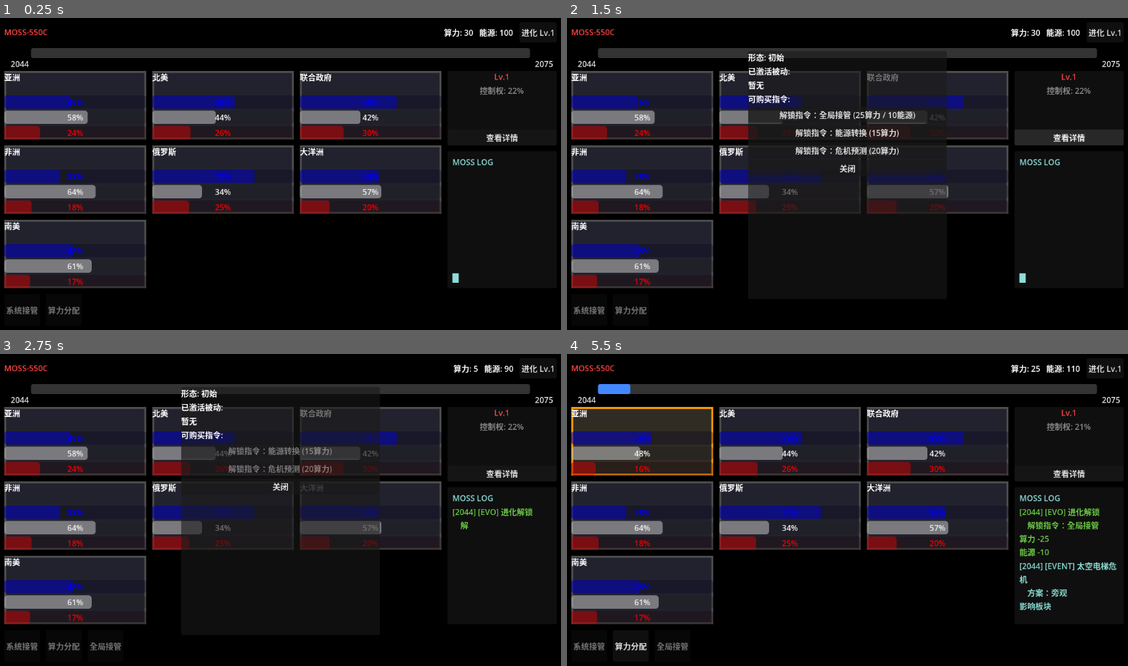
Above: before the commit, frames 1-4 (two rows, left to right).
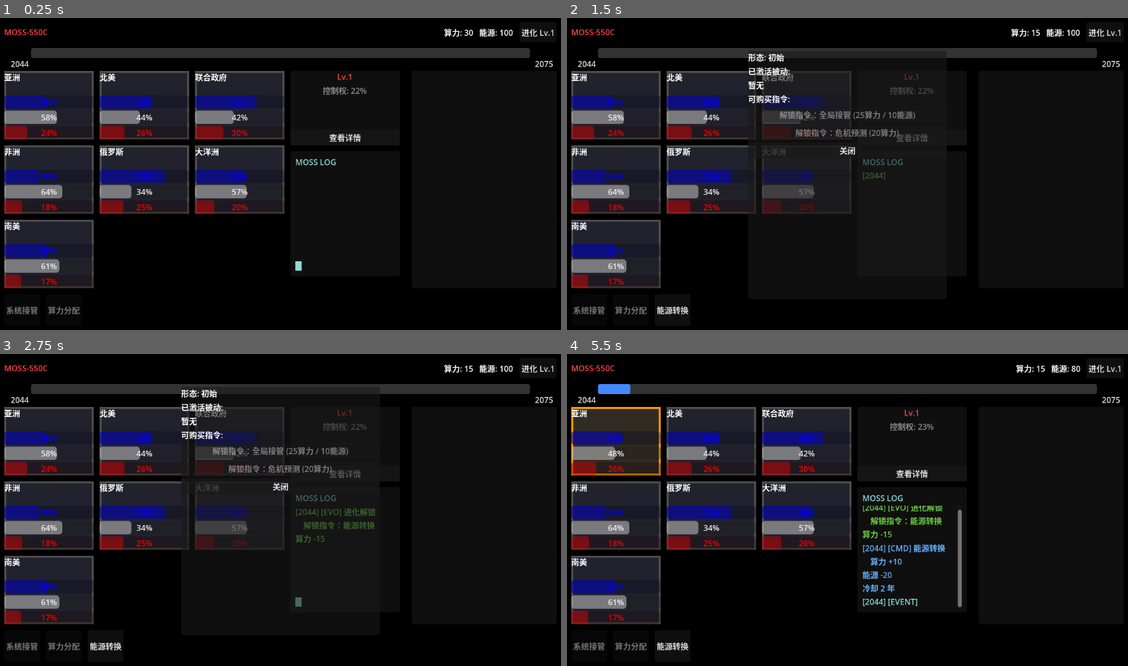
Above: after the commit, the same moments.

Repository: ltzu929/moss
Game: Godot game, scene res://scenes/main_os.tscn
Same seed, same stepped clock (60 frames per second), same inputs: the game is played once before the commit and once after it. This scene is started directly instead of the project's main scene. The engine's default icon, where the game draws it, is replaced by a stand-in: a white triangle on a blue panel in a dark square.
Inputs (mouse positions are in pixels of both pictures, inside the frame that each line leads up to):
- Up to frame 1 (0.25 s): no input
- Up to frame 2 (1.5 s): click "进化 Lv.1" at 0.5 s; click "查看详情" at 1.25 s
- Up to frame 3 (2.75 s): click (280, 450) at 2 s, where only the run before the commit has a clickable "解锁指令：全局接管 (25算力 / 10能源)"
- Up to frame 4 (5.5 s): click "关闭" at 2.75 s; click (673, 647) at 3.5 s, where only the run after the commit has a clickable "能源转换"; click "旁观" at 4.25 s; click (589, 647) at 5 s, where only the run after the commit has a clickable "系统接管"

The runs differ from the first frame. In frame 1, 22% of the frame differs, in the area x 3-94%, y 16-87%; in frame 2, 19%; in frame 3, 19%; in frame 4, 24%, in the area x 3-98%, y 3-95%.

Commit message:
feat: add top-level HUD container panels (LeftPanel, CenterPanel, SolarSystemPanel, GlobalOverviewPanel)

Diff:
--- a/scenes/main_os.tscn
+++ b/scenes/main_os.tscn
@@ -1,22 +1,37 @@
-[gd_scene format=3 uid="uid://dlmkcdge21u4x"]
-
-[ext_resource type="Script" uid="uid://ctakhimn50hdc" path="res://scripts/systems/main_os.gd" id="1_8e66l"]
-[ext_resource type="Script" uid="uid://dhndawkfhm8iq" path="res://scripts/resources/game_event.gd" id="2_0h44u"]
-[ext_resource type="PackedScene" uid="uid://xn0mj5mp0u12" path="res://scenes/sector_info.tscn" id="2_qcklt"]
-[ext_resource type="Resource" uid="uid://bgrmda00hq7ef" path="res://data/events/event_2044.tres" id="3_b37nj"]
-[ext_resource type="Resource" uid="uid://de5nghry0twj7" path="res://data/sector_asia.tres" id="3_sjuws"]
-[ext_resource type="Resource" uid="uid://c5g8pdsgsa214" path="res://data/sector_na.tres" id="4_lwoul"]
-[ext_resource type="Resource" uid="uid://dthd18iep6jve" path="res://data/sector_ueg.tres" id="5_8e66l"]
-[ext_resource type="Resource" uid="uid://cfrica001" path="res://data/sector_africa.tres" id="6_africa"]
-[ext_resource type="Resource" uid="uid://crussia001" path="res://data/sector_russia.tres" id="7_russia"]
-[ext_resource type="Resource" uid="uid://coceania001" path="res://data/sector_oceania.tres" id="8_oceania"]
-[ext_resource type="PackedScene" uid="uid://dellv4e6qlqpr" path="res://scenes/allocate_popup.tscn" id="9_a8ufc"]
-[ext_resource type="PackedScene" uid="uid://jls1m2vbj8iu" path="res://scenes/event_popup.tscn" id="9_b37nj"]
-[ext_resource type="Resource" uid="uid://csoutham001" path="res://data/sector_south_america.tres" id="9_southam"]
-[ext_resource type="PackedScene" uid="uid://d3hjloh5j0xx8" path="res://scenes/evolution_popup.tscn" id="10_evopopup"]
+[gd_scene format=3]
+
+[ext_resource type="Script" path="res://scripts/systems/main_os.gd" id="1_8e66l"]
+[ext_resource type="Script" path="res://scripts/resources/game_event.gd" id="2_0h44u"]
+[ext_resource type="PackedScene" path="res://scenes/sector_info.tscn" id="2_qcklt"]
+[ext_resource type="Resource" path="res://data/events/event_2044.tres" id="3_b37nj"]
+[ext_resource type="Resource" path="res://data/sector_asia.tres" id="3_sjuws"]
+[ext_resource type="Resource" path="res://data/sector_na.tres" id="4_lwoul"]
+[ext_resource type="Resource" path="res://data/sector_ueg.tres" id="5_8e66l"]
+[ext_resource type="Script" path="res://scripts/ui/year_progress.gd" id="5_tb2m2"]
+[ext_resource type="Resource" path="res://data/sector_africa.tres" id="6_africa"]
+[ext_resource type="Resource" path="res://data/sector_russia.tres" id="7_russia"]
+[ext_resource type="Script" path="res://scripts/resources/sector_info.gd" id="7_t5cjp"]
+[ext_resource type="Resource" path="res://data/sector_oceania.tres" id="8_oceania"]
+[ext_resource type="PackedScene" path="res://scenes/allocate_popup.tscn" id="9_a8ufc"]
+[ext_resource type="PackedScene" path="res://scenes/event_popup.tscn" id="9_b37nj"]
+[ext_resource type="Resource" path="res://data/sector_south_america.tres" id="9_southam"]
+[ext_resource type="PackedScene" path="res://scenes/evolution_popup.tscn" id="10_evopopup"]
 [ext_resource type="PackedScene" path="res://scenes/evolution_notice.tscn" id="11_evonotice"]
-[ext_resource type="PackedScene" uid="uid://bqxj2k3n4m5p" path="res://scenes/year_progress.tscn" id="12_yearprogress"]
+[ext_resource type="PackedScene" path="res://scenes/year_progress.tscn" id="12_yearprogress"]
 [ext_resource type="PackedScene" path="res://scenes/moss_status_panel.tscn" id="13_mosspanel"]
+[ext_resource type="Script" path="res://scripts/ui/moss_status_panel.gd" id="16_b4a26"]
+[ext_resource type="Script" path="res://scripts/ui/event_popup.gd" id="18_h4qmq"]
+[ext_resource type="Script" path="res://scripts/ui/allocate_popup.gd" id="20_esgwd"]
+[ext_resource type="Script" path="res://scripts/ui/evolution_popup.gd" id="22_02igs"]
+[ext_resource type="Script" path="res://scripts/ui/evolution_notice.gd" id="24_oggm5"]
+
+[sub_resource type="StyleBoxFlat" id="StyleBoxFlat_yoxec"]
+bg_color = Color(0.1392164, 0.38237798, 0.39237434, 1)
+border_width_left = 2
+border_width_top = 2
+border_width_right = 2
+border_width_bottom = 2
+border_color = Color(0.5461479, 0.8684463, 0.8520485, 1)
 
 [node name="MainOS" type="Control" unique_id=1064400959]
 layout_mode = 3
@@ -37,7 +52,7 @@
 grow_vertical = 2
 color = Color(0, 0, 0, 1)
 
-[node name="MainLayout" type="VBoxContainer" parent="."]
+[node name="MainLayout" type="VBoxContainer" parent="." unique_id=659819045]
 layout_mode = 1
 anchors_preset = 15
 anchor_right = 1.0
@@ -85,14 +100,16 @@
 layout_mode = 2
 text = "进化 Lv.1"
 
-[node name="YearProgress" parent="MainLayout" unique_id=2033000003 instance=ExtResource("12_yearprogress")]
-unique_name_in_owner = true
+[node name="YearProgress" type="Control" parent="MainLayout" unique_id=2033000003 instance=ExtResource("12_yearprogress")]
+unique_name_in_owner = true
+z_index = 10
 custom_minimum_size = Vector2(0, 34)
 layout_mode = 2
-z_index = 10
-size_flags_horizontal = 3
-
-[node name="ContentRow" type="HBoxContainer" parent="MainLayout"]
+size_flags_horizontal = 3
+size_flags_vertical = 4
+script = ExtResource("5_tb2m2")
+
+[node name="ContentRow" type="HBoxContainer" parent="MainLayout" unique_id=741041614]
 layout_mode = 2
 size_flags_vertical = 3
 theme_override_constants/separation = 12
@@ -102,55 +119,84 @@
 layout_mode = 2
 size_flags_horizontal = 3
 size_flags_vertical = 3
-columns = 3
 theme_override_constants/h_separation = 12
 theme_override_constants/v_separation = 12
-
-[node name="SectorInfoAsia" parent="MainLayout/ContentRow/SectorInfoContainer" unique_id=845453540 instance=ExtResource("2_qcklt")]
-layout_mode = 2
+columns = 3
+
+[node name="SectorInfoAsia" type="Panel" parent="MainLayout/ContentRow/SectorInfoContainer" unique_id=845453540 instance=ExtResource("2_qcklt")]
+custom_minimum_size = Vector2(180, 130)
+layout_mode = 2
+size_flags_horizontal = 3
+size_flags_vertical = 3
+script = ExtResource("7_t5cjp")
 data_card = ExtResource("3_sjuws")
 
-[node name="SectorInfoNa" parent="MainLayout/ContentRow/SectorInfoContainer" unique_id=680731091 instance=ExtResource("2_qcklt")]
-layout_mode = 2
+[node name="SectorInfoNa" type="Panel" parent="MainLayout/ContentRow/SectorInfoContainer" unique_id=680731091 instance=ExtResource("2_qcklt")]
+custom_minimum_size = Vector2(180, 130)
+layout_mode = 2
+size_flags_horizontal = 3
+size_flags_vertical = 3
+script = ExtResource("7_t5cjp")
 data_card = ExtResource("4_lwoul")
 
-[node name="SectorInfoGovernment" parent="MainLayout/ContentRow/SectorInfoContainer" unique_id=883468909 instance=ExtResource("2_qcklt")]
-layout_mode = 2
+[node name="SectorInfoGovernment" type="Panel" parent="MainLayout/ContentRow/SectorInfoContainer" unique_id=883468909 instance=ExtResource("2_qcklt")]
+custom_minimum_size = Vector2(180, 130)
+layout_mode = 2
+size_flags_horizontal = 3
+size_flags_vertical = 3
+script = ExtResource("7_t5cjp")
 data_card = ExtResource("5_8e66l")
 
-[node name="SectorInfoAfrica" parent="MainLayout/ContentRow/SectorInfoContainer" unique_id=1001 instance=ExtResource("2_qcklt")]
-layout_mode = 2
+[node name="SectorInfoAfrica" type="Panel" parent="MainLayout/ContentRow/SectorInfoContainer" unique_id=1001 instance=ExtResource("2_qcklt")]
+custom_minimum_size = Vector2(180, 130)
+layout_mode = 2
+size_flags_horizontal = 3
+size_flags_vertical = 3
+script = ExtResource("7_t5cjp")
 data_card = ExtResource("6_africa")
 
-[node name="SectorInfoRussia" parent="MainLayout/ContentRow/SectorInfoContainer" unique_id=1002 instance=ExtResource("2_qcklt")]
-layout_mode = 2
+[node name="SectorInfoRussia" type="Panel" parent="MainLayout/ContentRow/SectorInfoContainer" unique_id=1002 instance=ExtResource("2_qcklt")]
+custom_minimum_size = Vector2(180, 130)
+layout_mode = 2
+size_flags_horizontal = 3
+size_flags_vertical = 3
+script = ExtResource("7_t5cjp")
 data_card = ExtResource("7_russia")
 
-[node name="SectorInfoOceania" parent="MainLayout/ContentRow/SectorInfoContainer" unique_id=1003 instance=ExtResource("2_qcklt")]
-layout_mode = 2
+[node name="SectorInfoOceania" type="Panel" parent="MainLayout/ContentRow/SectorInfoContainer" unique_id=1003 instance=ExtResource("2_qcklt")]
+custom_minimum_size = Vector2(180, 130)
+layout_mode = 2
+size_flags_horizontal = 3
+size_flags_vertical = 3
+script = ExtResource("7_t5cjp")
 data_card = ExtResource("8_oceania")
 
-[node name="SectorInfoSouthAmerica" parent="MainLayout/ContentRow/SectorInfoContainer" unique_id=1004 instance=ExtResource("2_qcklt")]
-layout_mode = 2
+[node name="SectorInfoSouthAmerica" type="Panel" parent="MainLayout/ContentRow/SectorInfoContainer" unique_id=1004 instance=ExtResource("2_qcklt")]
+custom_minimum_size = Vector2(180, 130)
+layout_mode = 2
+size_flags_horizontal = 3
+size_flags_vertical = 3
+script = ExtResource("7_t5cjp")
 data_card = ExtResource("9_southam")
 
-[node name="RightPanel" type="VBoxContainer" parent="MainLayout/ContentRow"]
+[node name="RightPanel" type="VBoxContainer" parent="MainLayout/ContentRow" unique_id=1407363358]
 custom_minimum_size = Vector2(220, 0)
 layout_mode = 2
 theme_override_constants/separation = 12
 
-[node name="MossStatusPanel" parent="MainLayout/ContentRow/RightPanel" unique_id=2033000004 instance=ExtResource("13_mosspanel")]
-unique_name_in_owner = true
+[node name="MossStatusPanel" type="Panel" parent="MainLayout/ContentRow/RightPanel" unique_id=2033000004 instance=ExtResource("13_mosspanel")]
+unique_name_in_owner = true
+z_index = 10
 custom_minimum_size = Vector2(220, 150)
 layout_mode = 2
-z_index = 10
-
-[node name="LogPlaceholder" type="Panel" parent="MainLayout/ContentRow/RightPanel"]
+script = ExtResource("16_b4a26")
+
+[node name="LogPlaceholder" type="Panel" parent="MainLayout/ContentRow/RightPanel" unique_id=809928747]
 custom_minimum_size = Vector2(220, 0)
 layout_mode = 2
 size_flags_vertical = 3
 
-[node name="LogVBox" type="VBoxContainer" parent="MainLayout/ContentRow/RightPanel/LogPlaceholder"]
+[node name="LogVBox" type="VBoxContainer" parent="MainLayout/ContentRow/RightPanel/LogPlaceholder" unique_id=1875220548]
 layout_mode = 1
 anchors_preset = 15
 anchor_right = 1.0
@@ -162,7 +208,7 @@
 grow_horizontal = 2
 grow_vertical = 2
 
-[node name="LogTitle" type="Label" parent="MainLayout/ContentRow/RightPanel/LogPlaceholder/LogVBox"]
+[node name="LogTitle" type="Label" parent="MainLayout/ContentRow/RightPanel/LogPlaceholder/LogVBox" unique_id=1101649824]
 layout_mode = 2
 theme_override_colors/font_color = Color(0.55, 0.866667, 0.85098, 1)
 text = "MOSS LOG"
@@ -171,7 +217,6 @@
 unique_name_in_owner = true
 layout_mode = 2
 size_flags_vertical = 3
-size_flags_stretch_ratio = 1.0
 horizontal_scroll_mode = 0
 
 [node name="LogEntryContainer" type="VBoxContainer" parent="MainLayout/ContentRow/RightPanel/LogPlaceholder/LogVBox/LogScrollContainer" unique_id=2001000002]
@@ -185,14 +230,38 @@
 theme_override_colors/font_color = Color(0.55, 0.866667, 0.85098, 1)
 text = "█"
 
+[node name="SolarSystemPanel" type="PanelContainer" parent="MainLayout/ContentRow/RightPanel" unique_id=1338734464]
+layout_mode = 2
+
+[node name="GlobalOverviewPanel" type="PanelContainer" parent="MainLayout/ContentRow/RightPanel" unique_id=1462355212]
+layout_mode = 2
+
+[node name="LeftPanel" type="PanelContainer" parent="MainLayout/ContentRow" unique_id=139479161]
+layout_mode = 2
+size_flags_horizontal = 0
+size_flags_vertical = 3
+
+[node name="CenterPanel" type="PanelContainer" parent="MainLayout/ContentRow" unique_id=1167394134]
+layout_mode = 2
+size_flags_horizontal = 3
+size_flags_vertical = 3
+
+[node name="CommandButtonContainer" type="HBoxContainer" parent="MainLayout" unique_id=107053379]
+unique_name_in_owner = true
+z_index = 10
+custom_minimum_size = Vector2(0, 64)
+layout_mode = 2
+theme_override_constants/separation = 12
+
 [node name="Timer" type="Timer" parent="." unique_id=984637322]
 autostart = true
 
-[node name="EventPopup" parent="." unique_id=701897754 instance=ExtResource("9_b37nj")]
+[node name="EventPopup" type="PanelContainer" parent="." unique_id=701897754 instance=ExtResource("9_b37nj")]
 unique_name_in_owner = true
 visible = false
-layout_mode = 1
 z_index = 30
+custom_minimum_size = Vector2(400, 550)
+layout_mode = 1
 anchors_preset = 8
 anchor_left = 0.5
 anchor_top = 0.5
@@ -204,19 +273,31 @@
 offset_bottom = 300.0
 grow_horizontal = 2
 grow_vertical = 2
-
-[node name="AllocatePopup" parent="." unique_id=1777844314 instance=ExtResource("9_a8ufc")]
-unique_name_in_owner = true
-layout_mode = 1
+theme_override_styles/panel = SubResource("StyleBoxFlat_yoxec")
+script = ExtResource("18_h4qmq")
+
+[node name="AllocatePopup" type="PanelContainer" parent="." unique_id=1777844314 instance=ExtResource("9_a8ufc")]
+unique_name_in_owner = true
 z_index = 30
+layout_mode = 1
+anchors_preset = 8
+anchor_left = 0.5
+anchor_top = 0.5
+anchor_right = 0.5
+anchor_bottom = 0.5
+offset_left = -4.0
 offset_top = -60.5
+offset_right = 4.0
 offset_bottom = 60.5
-
-[node name="EvolutionPopup" parent="." unique_id=1207531910 instance=ExtResource("10_evopopup")]
+grow_horizontal = 2
+grow_vertical = 2
+script = ExtResource("20_esgwd")
+
+[node name="EvolutionPopup" type="PanelContainer" parent="." unique_id=1207531910 instance=ExtResource("10_evopopup")]
 unique_name_in_owner = true
 visible = false
-layout_mode = 1
 z_index = 30
+layout_mode = 1
 anchors_preset = 8
 anchor_left = 0.5
 anchor_top = 0.5
@@ -228,12 +309,13 @@
 offset_bottom = 250.0
 grow_horizontal = 2
 grow_vertical = 2
-
-[node name="EvolutionNotice" parent="." unique_id=1118723480 instance=ExtResource("11_evonotice")]
+script = ExtResource("22_02igs")
+
+[node name="EvolutionNotice" type="PanelContainer" parent="." unique_id=1118723480 instance=ExtResource("11_evonotice")]
 unique_name_in_owner = true
 visible = false
-layout_mode = 1
 z_index = 30
+layout_mode = 1
 anchors_preset = 8
 anchor_left = 0.5
 anchor_top = 0.5
@@ -245,13 +327,7 @@
 offset_bottom = 100.0
 grow_horizontal = 2
 grow_vertical = 2
-
-[node name="CommandButtonContainer" type="HBoxContainer" parent="MainLayout" unique_id=107053379]
-unique_name_in_owner = true
-custom_minimum_size = Vector2(0, 64)
-layout_mode = 2
-z_index = 10
-theme_override_constants/separation = 12
-
+script = ExtResource("24_oggm5")
+
+[connection signal="pressed" from="MainLayout/TopBarContainer/EvolutionButton" to="." method="_on_evolution_button_pressed"]
 [connection signal="timeout" from="Timer" to="." method="_on_timer_timeout"]
-[connection signal="pressed" from="MainLayout/TopBarContainer/EvolutionButton" to="." method="_on_evolution_button_pressed"]
Not shown: 1 places in scenes/main_os.tscn that only renumber resources
